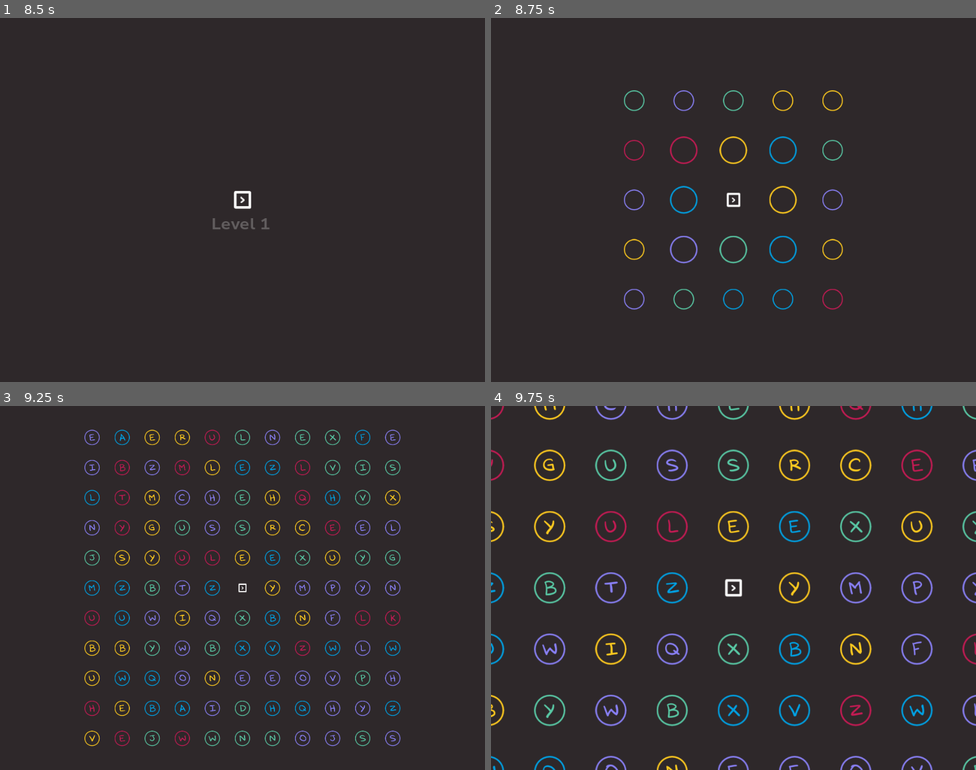
Above: before the commit, frames 1-4 (two rows, left to right).
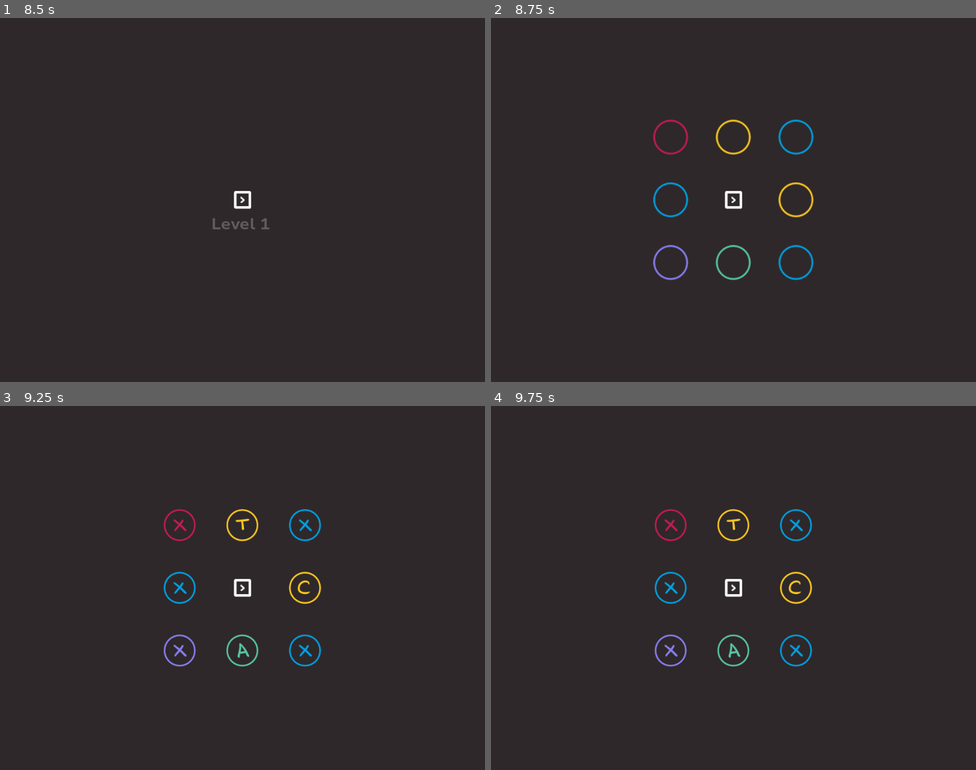
Above: after the commit, the same moments.

Repository: gontzalve/SSLS
Game: Godot game, scene res://scenes/splash/splash.tscn
Two runs of this game, one before a commit and one after it. Both use one fixed random seed, a clock stepped at 60 frames per second and the inputs below.
Inputs (mouse positions are in pixels of both pictures, inside the frame that each line leads up to):
- Up to frame 1 (8.5 s): tap Enter at 0.5, 5.75, 7.25 s; move the mouse to (349, 181) at 0.52 s; hold D (move_right) 0.53-1.28 s; click (349, 181) at 0.6 s; move the mouse to (145, 218) at 1.27 s; hold S (move_down) 1.28-2.03 s; tap Mouse wheel up (zoom_in) every 2.25 s from 1.35 to 8.1 s; move the mouse to (291, 119) at 2.02 s; hold D (move_right) 2.03-2.78 s; tap Mouse wheel down (zoom_out) at 2.1, 4.35, 6.6 s; tap Space at 2.75, 6.5, 8 s; move the mouse to (218, 272) at 2.77 s; hold W (move_up) 2.78-3.53 s; click (218, 272) at 2.85 s; move the mouse to (388, 254) at 3.52 s; hold A (move_left) 3.53-5.03 s; move the mouse to (97, 145) at 4.27 s; move the mouse to (266, 200) at 5.02 s; hold S (move_down) 5.03-5.78 s; click (266, 200) at 5.1 s; move the mouse to (169, 109) at 5.77 s; hold D (move_right) 5.78-6.53 s; move the mouse to (349, 181) at 6.52 s; hold W (move_up) 6.53-7.28 s; move the mouse to (145, 218) at 7.27 s; hold D (move_right) 7.28-8.03 s; click (145, 218) at 7.35 s; move the mouse to (291, 119) at 8.02 s; hold S (move_down) from 8.03 s (still down)
- Up to frame 2 (8.75 s): keep holding S (move_down)
- Up to frame 3 (9.25 s): move the mouse to (218, 660) at 8.77 s; release S (move_down) at 8.78 s; hold A (move_left) from 8.78 s (still down); tap Mouse wheel down (zoom_out) at 8.85 s
- Up to frame 4 (9.75 s): move the mouse to (879, 642) at 9.52 s; release A (move_left) at 9.53 s; hold W (move_up) from 9.53 s (still down); click (879, 642) at 9.6 s

Frame 1 is identical in both runs. In frame 2, 3.0% of the frame differs, in the area x 27-73%, y 19-81%; in frame 3, 6.8%; in frame 4, 7.9%, in the area x 0-100%, y 0-100%.

Commit message:
Create new level data structure

Diff:
--- /dev/null
+++ b/data/levels/level_1.tres
@@ -0,0 +1,12 @@
+[gd_resource type="Resource" script_class="LevelData" load_steps=2 format=3 uid="uid://hbgfoi0psthy"]
+
+[ext_resource type="Script" path="res://data/levels/level_data.gd" id="1_vuqw3"]
+
+[resource]
+script = ExtResource("1_vuqw3")
+level_number = 1
+level_word = "CAT"
+is_tutorial = true
+duration = 15.0
+correct_letter_repetitions = 1
+level_rings = 1
--- /dev/null
+++ b/data/levels/level_10.tres
@@ -0,0 +1,12 @@
+[gd_resource type="Resource" script_class="LevelData" load_steps=2 format=3 uid="uid://db8k4klo5q6qw"]
+
+[ext_resource type="Script" path="res://data/levels/level_data.gd" id="1_ea63n"]
+
+[resource]
+script = ExtResource("1_ea63n")
+level_number = 10
+level_word = "WHATCHAMACALLIT"
+is_tutorial = false
+duration = 60.0
+correct_letter_repetitions = 3
+level_rings = 5
--- /dev/null
+++ b/data/levels/level_2.tres
@@ -0,0 +1,12 @@
+[gd_resource type="Resource" script_class="LevelData" load_steps=2 format=3 uid="uid://bhe6egrql76ve"]
+
+[ext_resource type="Script" path="res://data/levels/level_data.gd" id="1_x7ekc"]
+
+[resource]
+script = ExtResource("1_x7ekc")
+level_number = 2
+level_word = "HOUSE"
+is_tutorial = false
+duration = 20.0
+correct_letter_repetitions = 2
+level_rings = 2
--- /dev/null
+++ b/data/levels/level_3.tres
@@ -0,0 +1,12 @@
+[gd_resource type="Resource" script_class="LevelData" load_steps=2 format=3 uid="uid://di8rg4a1fvggs"]
+
+[ext_resource type="Script" path="res://data/levels/level_data.gd" id="1_8ohq4"]
+
+[resource]
+script = ExtResource("1_8ohq4")
+level_number = 3
+level_word = "PIDGEON"
+is_tutorial = false
+duration = 30.0
+correct_letter_repetitions = 3
+level_rings = 3
--- /dev/null
+++ b/data/levels/level_4.tres
@@ -0,0 +1,12 @@
+[gd_resource type="Resource" script_class="LevelData" load_steps=2 format=3 uid="uid://blmqrxasoh2yi"]
+
+[ext_resource type="Script" path="res://data/levels/level_data.gd" id="1_voftp"]
+
+[resource]
+script = ExtResource("1_voftp")
+level_number = 4
+level_word = "SCHOOL"
+is_tutorial = false
+duration = 30.0
+correct_letter_repetitions = 4
+level_rings = 3
--- /dev/null
+++ b/data/levels/level_5.tres
@@ -0,0 +1,12 @@
+[gd_resource type="Resource" script_class="LevelData" load_steps=2 format=3 uid="uid://def3pp2yfcfvq"]
+
+[ext_resource type="Script" path="res://data/levels/level_data.gd" id="1_0p0ql"]
+
+[resource]
+script = ExtResource("1_0p0ql")
+level_number = 5
+level_word = "XANAX"
+is_tutorial = false
+duration = 30.0
+correct_letter_repetitions = 4
+level_rings = 4
--- /dev/null
+++ b/data/levels/level_6.tres
@@ -0,0 +1,12 @@
+[gd_resource type="Resource" script_class="LevelData" load_steps=2 format=3 uid="uid://du4chkpuxgulw"]
+
+[ext_resource type="Script" path="res://data/levels/level_data.gd" id="1_lev5a"]
+
+[resource]
+script = ExtResource("1_lev5a")
+level_number = 6
+level_word = "WYVERN"
+is_tutorial = false
+duration = 40.0
+correct_letter_repetitions = 4
+level_rings = 5
--- /dev/null
+++ b/data/levels/level_7.tres
@@ -0,0 +1,12 @@
+[gd_resource type="Resource" script_class="LevelData" load_steps=2 format=3 uid="uid://b1rlora52udme"]
+
+[ext_resource type="Script" path="res://data/levels/level_data.gd" id="1_10ya0"]
+
+[resource]
+script = ExtResource("1_10ya0")
+level_number = 7
+level_word = "DOOHICKEY"
+is_tutorial = false
+duration = 45.0
+correct_letter_repetitions = 3
+level_rings = 5
--- /dev/null
+++ b/data/levels/level_8.tres
@@ -0,0 +1,12 @@
+[gd_resource type="Resource" script_class="LevelData" load_steps=2 format=3 uid="uid://b4innye7moug1"]
+
+[ext_resource type="Script" path="res://data/levels/level_data.gd" id="1_4285y"]
+
+[resource]
+script = ExtResource("1_4285y")
+level_number = 8
+level_word = "SNOLLYGOSTER"
+is_tutorial = false
+duration = 60.0
+correct_letter_repetitions = 3
+level_rings = 5
--- /dev/null
+++ b/data/levels/level_9.tres
@@ -0,0 +1,12 @@
+[gd_resource type="Resource" script_class="LevelData" load_steps=2 format=3 uid="uid://mudet12vadfk"]
+
+[ext_resource type="Script" path="res://data/levels/level_data.gd" id="1_scege"]
+
+[resource]
+script = ExtResource("1_scege")
+level_number = 9
+level_word = "EXPERGEFACTOR"
+is_tutorial = false
+duration = 60.0
+correct_letter_repetitions = 3
+level_rings = 5
--- /dev/null
+++ b/data/levels/level_collection.gd
@@ -0,0 +1,10 @@
+extends Resource
+
+class_name LevelCollection
+
+@export var levels: Array[Resource]
+
+func get_level(level_index: int) -> LevelData:
+    if level_index < 0 or level_index >= levels.size():
+        return null
+    return levels[level_index]
--- /dev/null
+++ b/data/levels/level_collection.tres
@@ -0,0 +1,17 @@
+[gd_resource type="Resource" script_class="LevelCollection" load_steps=12 format=3 uid="uid://bswmxcw6utsa7"]
+
+[ext_resource type="Script" path="res://data/levels/level_collection.gd" id="1_14vh1"]
+[ext_resource type="Resource" uid="uid://hbgfoi0psthy" path="res://data/levels/level_1.tres" id="1_82nap"]
+[ext_resource type="Resource" uid="uid://bhe6egrql76ve" path="res://data/levels/level_2.tres" id="2_5tqyg"]
+[ext_resource type="Resource" uid="uid://di8rg4a1fvggs" path="res://data/levels/level_3.tres" id="3_q4cpb"]
+[ext_resource type="Resource" uid="uid://blmqrxasoh2yi" path="res://data/levels/level_4.tres" id="4_qeqa6"]
+[ext_resource type="Resource" uid="uid://def3pp2yfcfvq" path="res://data/levels/level_5.tres" id="5_7j25x"]
+[ext_resource type="Resource" uid="uid://du4chkpuxgulw" path="res://data/levels/level_6.tres" id="6_htfmg"]
+[ext_resource type="Resource" uid="uid://b1rlora52udme" path="res://data/levels/level_7.tres" id="7_7b0kg"]
+[ext_resource type="Resource" uid="uid://b4innye7moug1" path="res://data/levels/level_8.tres" id="8_fw86p"]
+[ext_resource type="Resource" uid="uid://mudet12vadfk" path="res://data/levels/level_9.tres" id="9_gs7ee"]
+[ext_resource type="Resource" uid="uid://db8k4klo5q6qw" path="res://data/levels/level_10.tres" id="10_7bwcj"]
+
+[resource]
+script = ExtResource("1_14vh1")
+levels = Array[Resource]([ExtResource("1_82nap"), ExtResource("2_5tqyg"), ExtResource("3_q4cpb"), ExtResource("4_qeqa6"), ExtResource("5_7j25x"), ExtResource("6_htfmg"), ExtResource("7_7b0kg"), ExtResource("8_fw86p"), ExtResource("9_gs7ee"), ExtResource("10_7bwcj")])
--- /dev/null
+++ b/data/levels/level_data.gd
@@ -0,0 +1,13 @@
+extends Resource
+
+class_name LevelData
+
+@export var level_number: int
+@export var level_word: String
+@export var is_tutorial: bool
+@export var duration: float
+@export var correct_letter_repetitions: int
+@export var level_rings: int
+
+func _to_string() -> String:
+    return "[%d]: %s in %f seconds with %d rings" %[level_number, level_word, duration, level_rings]
--- a/scenes/game/levels/level_controller.gd
+++ b/scenes/game/levels/level_controller.gd
@@ -6,9 +6,9 @@
 signal level_completed
 signal level_cleared
 
-@export var word_levels: Resource
+@export var levels: LevelCollection
 
-var current_level_word: String
+var current_level_data: LevelData
 var remaining_letters: String
 var remaining_letters_count: int
 var current_level_duration: float
@@ -21,22 +21,18 @@
 
 
 func create_word_level(index: int, player_position: Vector2) -> void:
-	var level_word: String = word_levels.get_level_word(index)
-	if level_word == "-":
+	var level_data: LevelData = levels.get_level(index)
+	if level_data == null:
 		return
-	current_level_word = level_word
-	remaining_letters = level_word
-	remaining_letters_count = level_word.length()
-	current_level_duration = word_levels.get_level_duration(index)
-	$LevelGenerator.create_level(level_word, player_position)
+	current_level_data = level_data
+	remaining_letters = level_data.level_word
+	remaining_letters_count = level_data.level_word.length()
+	current_level_duration = level_data.duration
+	$LevelGenerator.create_level(level_data, player_position)
 
 
-func get_current_level_word() -> String:
-	return current_level_word
-
-
-func get_current_level_duration() -> float:
-	return current_level_duration
+func get_current_level_data() -> LevelData:
+	return current_level_data
 
 
 func clear_level() -> void:
--- a/scenes/game/levels/level_controller.tscn
+++ b/scenes/game/levels/level_controller.tscn
@@ -2,13 +2,13 @@
 
 [ext_resource type="PackedScene" uid="uid://d2mt4713epsq8" path="res://scenes/game/letter/letter.tscn" id="1_bllgx"]
 [ext_resource type="Script" path="res://scenes/game/levels/level_controller.gd" id="1_eklft"]
+[ext_resource type="Resource" uid="uid://bswmxcw6utsa7" path="res://data/levels/level_collection.tres" id="2_psda7"]
 [ext_resource type="Resource" uid="uid://dhfdr3120uqgx" path="res://data/alphabet/alphabet.tres" id="3_xfgl2"]
-[ext_resource type="Resource" uid="uid://e73ytwisfwps" path="res://data/word_levels/word_levels.tres" id="4_kuxe6"]
 [ext_resource type="Script" path="res://scenes/game/levels/level_generator.gd" id="5_q0ux3"]
 
 [node name="LevelController" type="Node2D"]
 script = ExtResource("1_eklft")
-word_levels = ExtResource("4_kuxe6")
+levels = ExtResource("2_psda7")
 
 [node name="LetterContainer" type="Node2D" parent="."]
 
--- a/scenes/game/levels/level_generator.gd
+++ b/scenes/game/levels/level_generator.gd
@@ -12,14 +12,9 @@
 var origin_position: Vector2
 var letter_node_slot_distance: float
 
-const LETTER_COUNT: int = 120
-const LETTER_REPETITIONS: int = 2
-
 const LETTER_NODE_RADIUS: float = 54.0
 const LETTER_NODE_RADIUS_PADDING: float = 8.0
 
-const SPAWN_CIRCLE_INITIAL_RADIUS: float = 150.0
-const SPAWN_CIRCLE_RADIUS_INCREASE_STEP: float = 120.0
 const SPAWN_SQUARE_INITIAL_RING_SIZE: int = 3
 const SPAWN_SQUARE_RING_SIZE_INCREASE_STEP: int = 2
 
@@ -41,9 +36,9 @@
 	level_cleared.emit()
 
 
-func create_level(level_word: String, player_position: Vector2) -> void:
-	_spawn_letter_nodes(player_position)
-	_initialize_letter_nodes(level_word)
+func create_level(level_data: LevelData, player_position: Vector2) -> void:
+	_spawn_letter_nodes(level_data, player_position)
+	_initialize_letter_nodes(level_data)
 	_execute_letter_nodes_appear_sequence()
 
 
@@ -51,16 +46,16 @@
 	pass
 
 
-func _spawn_letter_nodes(player_position: Vector2) -> void:
+func _spawn_letter_nodes(level_data: LevelData, player_position: Vector2) -> void:
 	origin_position = player_position
-	_spawn_letter_nodes_in_squares()
-	# _spawn_letter_nodes_in_circles()
+	_spawn_letter_nodes_in_squares(level_data)
 
 
-func _spawn_letter_nodes_in_squares() -> void:
+func _spawn_letter_nodes_in_squares(level_data: LevelData) -> void:
 	var ring_side_size: int = SPAWN_SQUARE_INITIAL_RING_SIZE
+	var letter_count: int = _get_level_count_from_rings(level_data.level_rings)
 	var spawned_letters: int = 0
-	while spawned_letters < LETTER_COUNT:
+	while spawned_letters < letter_count:
 		var letter_count_in_ring = 4 * (ring_side_size - 1)
 		var letter_node_ring: Array[Node] = []
 		for i in range(letter_count_in_ring):
@@ -93,42 +88,6 @@
 	return Vector2(pos_x, pos_y)
 
 
-func _spawn_letter_nodes_in_circles() -> void:
-	var spawned_letters: int = 0
-	var current_spawn_circle_radius = SPAWN_CIRCLE_INITIAL_RADIUS
-	while spawned_letters < LETTER_COUNT:
-		# print("Spawned Letters: " , spawned_letters, " / Spawn Radius: ", current_spawn_circle_radius)
-		var letter_slot_angle: float = _calculate_letter_slot_angle_in_circle(current_spawn_circle_radius)
-		var letter_slot_count: int = floori(360.0 / letter_slot_angle)
-		letter_slot_angle = 360.0 / letter_slot_count
-		if letter_slot_count > LETTER_COUNT - spawned_letters:
-			return
-		# print("Slot Angle: " , letter_slot_angle)
-		# print("Letter slots: " , letter_slot_count)
-		var letter_node_ring: Array[Node] = []
-		for i in range(letter_slot_count):
-			var spawn_angle: float = (letter_slot_angle / 2) + i * letter_slot_angle
-			var spawn_pos: Vector2 = _calculate_letter_spawn_position_in_circle(spawn_angle, current_spawn_circle_radius)
-			var letter_node: Node = _spawn_letter(spawn_pos)
-			letter_node_ring.append(letter_node)
-			spawned_letters += 1
-		letter_node_rings.append(letter_node_ring)
-		current_spawn_circle_radius += SPAWN_CIRCLE_RADIUS_INCREASE_STEP
-		print("spawned: ", spawned_letters)
-		# print("-------------------------------")
-
-
-func _calculate_letter_slot_angle_in_circle(spawn_radius: float) -> float:
-	var letter_node_slot_radius: float = letter_node_slot_distance / 2
-	var slot_angle: float = 4 * asin(letter_node_slot_radius / (2 * spawn_radius))
-	return rad_to_deg(slot_angle)
-
-
-func _calculate_letter_spawn_position_in_circle(angle: float, radius: float) -> Vector2:
-	var rad_angle: float = deg_to_rad(angle)
-	return Vector2(radius * cos(rad_angle), radius * sin(rad_angle))
-
-
 func _spawn_letter(spawn_pos: Vector2) -> Node:
 	var letter_node: Node = letter_scene.instantiate()
 	letter_node.set_initial_pos(spawn_pos)
@@ -138,27 +97,50 @@
 	return letter_node
 
 
-func _initialize_letter_nodes(level_word: String) -> void:
-	_initialize_letter_characters(level_word)
+func _initialize_letter_nodes(level_data: LevelData) -> void:
+	_initialize_letter_characters(level_data)
 	_initialize_letter_colors()
 
 
-func _initialize_letter_characters(level_word: String) -> void:
+func _initialize_letter_characters(level_data: LevelData) -> void:
+	_assign_level_characters_to_letter_nodes(level_data)
+	_assign_non_level_characters_to_letter_nodes(level_data)
+
+
+func _assign_level_characters_to_letter_nodes(level_data: LevelData) -> void:
+	var level_word = level_data.level_word
 	var word_size = level_word.length()
-	var level_characters_count = word_size * LETTER_REPETITIONS
-	var available_rings: Array = range(1, letter_node_rings.size())
-	for i in range(level_characters_count):
+	var letter_repetitions: int = level_data.correct_letter_repetitions
+	var level_characters_count = word_size * letter_repetitions
+	var level_char_index: int = 0
+	var available_rings: Array = _get_available_rings_to_assign_level_characters(level_data.level_rings)
+	while level_char_index < level_characters_count:
 		var random_ring: int = available_rings.pick_random()
 		var random_slot: int = randi_range(0, letter_node_rings[random_ring].size() - 1)
-		letter_node_rings[random_ring][random_slot].set_letter_type(level_word[i % word_size])
+		var letter: Node2D = letter_node_rings[random_ring][random_slot]
+		if letter.has_letter_assigned():
+			continue
+		letter.set_letter_type(level_word[level_char_index % word_size])
 		available_rings.erase(random_ring)
 		if available_rings.is_empty():
-			available_rings = range(1, letter_node_rings.size())
+			available_rings = _get_available_rings_to_assign_level_characters(level_data.level_rings)
+		level_char_index += 1
+
+
+func _assign_non_level_characters_to_letter_nodes(level_data: LevelData) -> void:
+	var level_word = level_data.level_word
 	for letter_ring in letter_node_rings:
 		for letter in letter_ring:
-			if not letter.has_letter_assigned():
-				var random_char: String = alphabet_data.get_random_character(level_word)
-				letter.set_letter_type(random_char)
+			if letter.has_letter_assigned():
+				continue
+			var random_char: String
+			random_char = "x" if level_data.is_tutorial else alphabet_data.get_random_character(level_word)
+			letter.set_letter_type(random_char)
+
+
+func _get_available_rings_to_assign_level_characters(level_rings: int) -> Array:
+	var minimum_eligible_ring_index: int = 0 if level_rings == 1 else 1
+	return range(minimum_eligible_ring_index, level_rings)
 
 
 func _initialize_letter_colors() -> void:
@@ -176,3 +158,7 @@
 		AudioController.play_main_sfx(1.2 - i * 0.1)
 		await get_tree().create_timer(0.08).timeout
 	level_created.emit()
+
+
+func _get_level_count_from_rings(level_rings: int) -> int:
+	return 4 * level_rings * (SPAWN_SQUARE_INITIAL_RING_SIZE + level_rings - 2)
